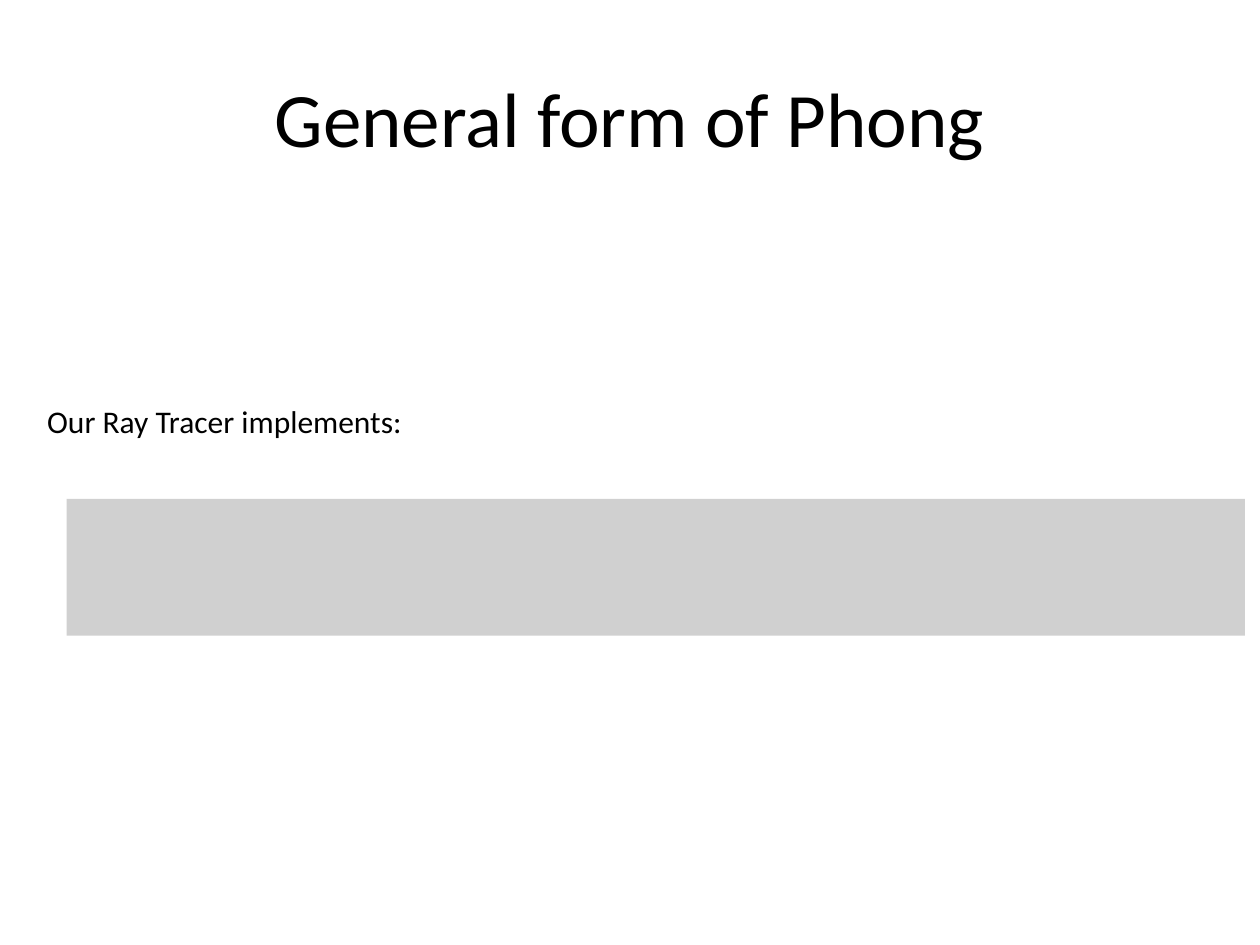
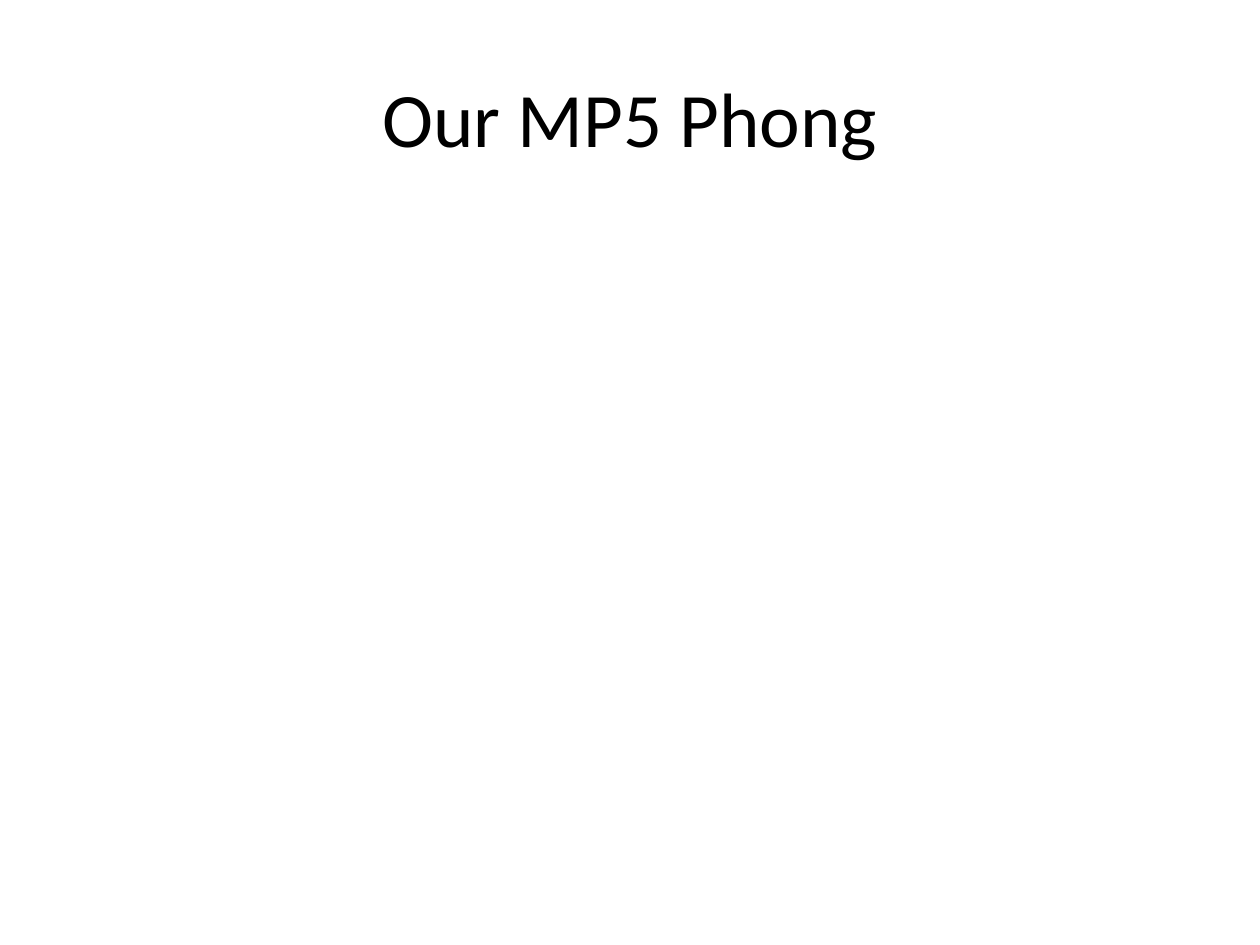
Before and after one commit to myuwbclasses/CSS552, a slide deck: slide 20 of LectureNotes/M2-Phong-Slides/2-3.LightSources.pptx. Drawn at 1260x945 pixels with LibreOffice and Linux fonts; fonts in the diff are those of the drawing; grey boxes stand for pictures. Boxes give left, top, right and bottom in pixels: in the first picture for what was removed or moved away, otherwise in the second. Text is boxed around its words. In the diff, an @@ line names an element or a change of style, - is before the commit and + after.

```diff
--- a/LectureNotes/M2-Phong-Slides/2-3.LightSources.pptx
+++ b/LectureNotes/M2-Phong-Slides/2-3.LightSources.pptx
@@ title at bbox=[382, 93, 877, 161]: text changed @@
-General form of Phong
+Our MP5 Phong
@@ text removed at bbox=[47, 411, 401, 438] @@
-Our Ray Tracer implements:
@@ picture removed at bbox=[67, 499, 1245, 636] @@
```
Also in this commit, not shown: 23 other files.
